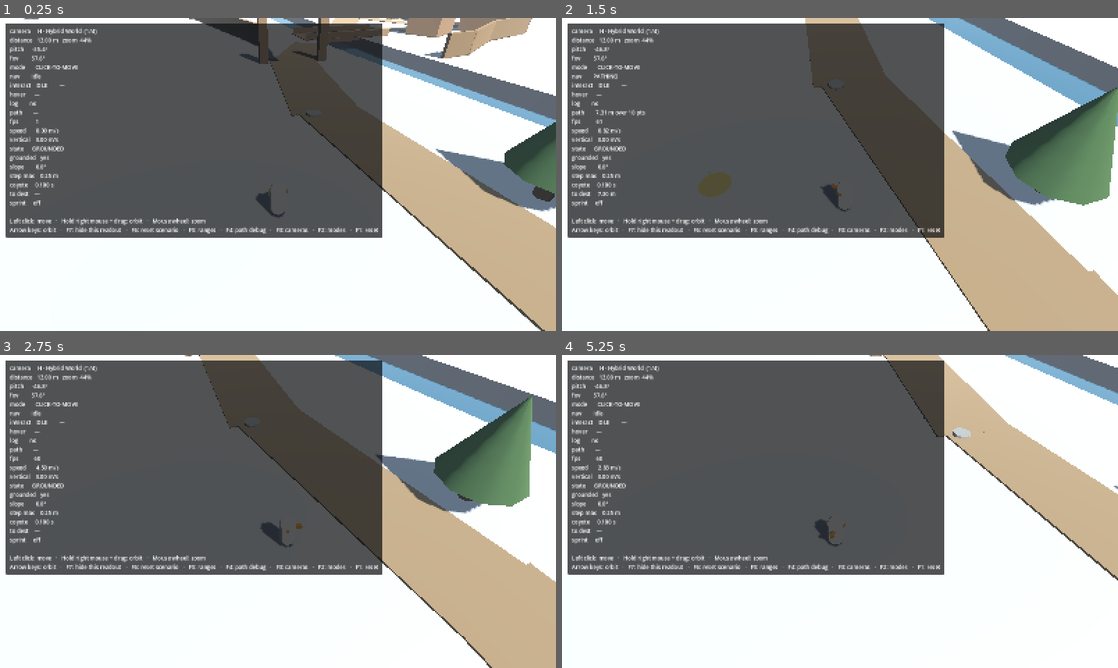
Above: before the commit, frames 1-4 (two rows, left to right).
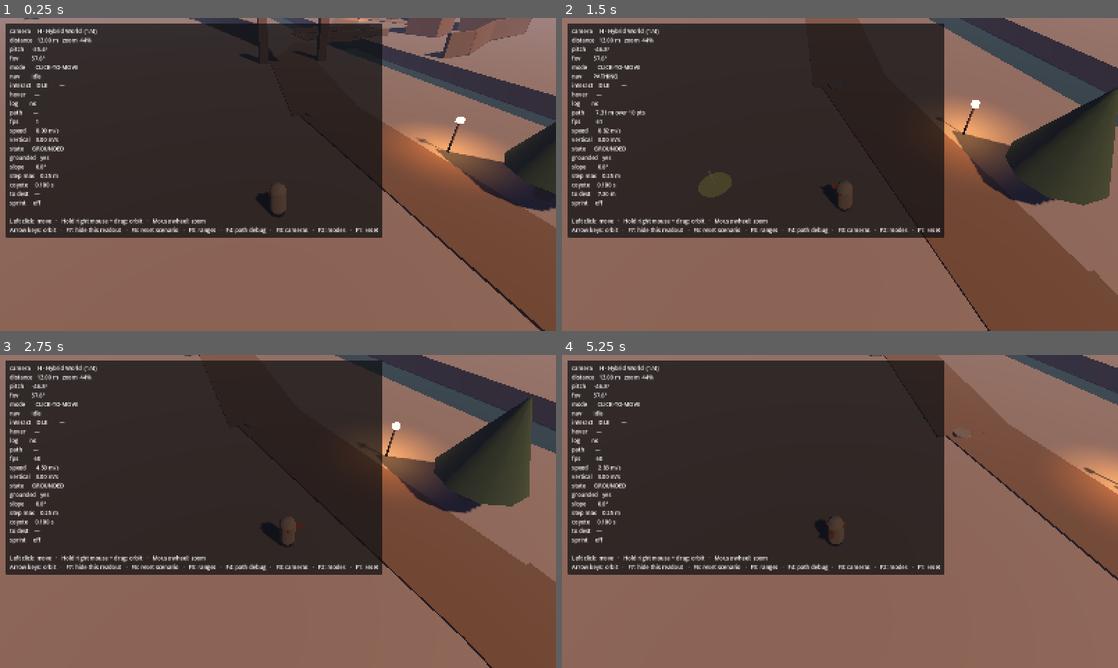
Above: after the commit, the same moments.

Repository: madpai/umbral
Game: Godot game, scene res://village.tscn
Same seed, same stepped clock (60 frames per second), same inputs: the game is played once before the commit and once after it.
Inputs (mouse positions are in pixels of both pictures, inside the frame that each line leads up to):
- Up to frame 1 (0.25 s): no input
- Up to frame 2 (1.5 s): move the mouse to (962, 158) at 0.52 s; hold D (move_right) 0.53-1.25 s; tap Down (look_down) at 0.6 s; click (962, 158) at 0.67 s; tap Space (jump) at 0.77 s; drag from (728, 190) to (812, 237) at 1.27 s
- Up to frame 3 (2.75 s): move the mouse to (333, 442) at 2.02 s; hold D (move_right) from 2.03 s (still down); tap Right (look_right) at 2.1 s
- Up to frame 4 (5.25 s): release D (move_right) at 2.75 s; drag from (812, 574) to (673, 464) at 2.77 s; move the mouse to (1006, 558) at 3.52 s; hold A (move_left) 3.53-4.25 s; hold Shift (sprint) 3.53-4.25 s; tap Space (jump) at 3.77 s; drag from (673, 464) to (756, 433) at 4.27 s; move the mouse to (867, 511) at 5.02 s; hold S (move_back) from 5.03 s (still down); tap Left (look_left) at 5.1 s; click (867, 511) at 5.17 s

The runs differ from the first frame. In frame 1, 97% of the frame differs, in the area x 0-100%, y 0-100%; in frame 2, 98%; in frame 3, 99%; in frame 4, 99%.

Commit message:
Prototype Raven's Hollow atmosphere
Add dusk lighting, warm inn windows, smithy forge glow, a village-square
campfire and a few path lanterns over the frozen layout, testing whether
lighting alone makes the settlement feel like somewhere worth returning to.
Owner playtest passed; record the provisional conclusion that the village's
emotional identity rests on contrast between warm local light and colder,
darker wilderness. No rendering values are established as canon.

Diff:
--- a/prototype/village.tscn
+++ b/prototype/village.tscn
@@ -84,8 +84,13 @@
 roughness = 1.0
 
 [sub_resource type="ProceduralSkyMaterial" id="SkyMat_v"]
-sky_horizon_color = Color(0.58, 0.60, 0.62, 1)
-ground_horizon_color = Color(0.45, 0.45, 0.44, 1)
+sky_top_color = Color(0.09, 0.11, 0.22, 1)
+sky_horizon_color = Color(0.82, 0.46, 0.28, 1)
+sky_curve = 0.15
+ground_bottom_color = Color(0.05, 0.05, 0.07, 1)
+ground_horizon_color = Color(0.32, 0.22, 0.2, 1)
+ground_curve = 0.15
+sun_angle_max = 30.0
 
 [sub_resource type="Sky" id="Sky_v"]
 sky_material = SubResource("SkyMat_v")
@@ -93,12 +98,15 @@
 [sub_resource type="Environment" id="Env_v"]
 background_mode = 2
 sky = SubResource("Sky_v")
+background_energy_multiplier = 0.85
 ambient_light_source = 3
+ambient_light_energy = 0.6
 reflected_light_source = 2
 tonemap_mode = 2
 fog_enabled = true
-fog_light_color = Color(0.55, 0.58, 0.62, 1)
-fog_density = 0.0018
+fog_light_color = Color(0.34, 0.37, 0.47, 1)
+fog_sun_scatter = 0.15
+fog_density = 0.0035
 
 [sub_resource type="NavigationMesh" id="Nav_v"]
 vertices_per_polygon = 6.0
@@ -244,6 +252,27 @@
 height = 0.4
 radius = 0.7
 
+[sub_resource type="StandardMaterial3D" id="M_window_warm"]
+albedo_color = Color(1, 0.85, 0.55, 1)
+roughness = 0.6
+emission_enabled = true
+emission = Color(1, 0.78, 0.42, 1)
+emission_energy_multiplier = 2.2
+
+[sub_resource type="StandardMaterial3D" id="M_forge_glow"]
+albedo_color = Color(1, 0.45, 0.15, 1)
+roughness = 0.5
+emission_enabled = true
+emission = Color(1, 0.35, 0.08, 1)
+emission_energy_multiplier = 3.0
+
+[sub_resource type="StandardMaterial3D" id="M_lantern_glass"]
+albedo_color = Color(1, 0.8, 0.45, 1)
+roughness = 0.4
+emission_enabled = true
+emission = Color(1, 0.7, 0.35, 1)
+emission_energy_multiplier = 2.5
+
 
 [node name="Village" type="Node3D"]
 script = ExtResource("1_main")
@@ -253,8 +282,8 @@
 
 [node name="Sun" type="DirectionalLight3D" parent="."]
 transform = Transform3D(0.82, -0.40, 0.41, 0, 0.72, 0.70, -0.57, -0.57, 0.59, 0, 40, 0)
-light_energy = 0.95
-light_color = Color(1, 0.96, 0.89, 1)
+light_energy = 0.5
+light_color = Color(1, 0.72, 0.48, 1)
 shadow_enabled = true
 
 [node name="NavRegion" type="NavigationRegion3D" parent="."]
@@ -692,6 +721,30 @@
 mesh = SubResource("Box_unit")
 surface_material_override/0 = SubResource("M_dark")
 
+[node name="WindowL" type="MeshInstance3D" parent="NavRegion/Terrain/Buildings/Inn_RavensRest"]
+transform = Transform3D(1.0000, 0, 0.0000, 0, 1.4000, 0, -0.0000, 0, 0.1000, -4.200, 3.400, -5.560)
+mesh = SubResource("Box_unit")
+surface_material_override/0 = SubResource("M_window_warm")
+
+[node name="WindowR" type="MeshInstance3D" parent="NavRegion/Terrain/Buildings/Inn_RavensRest"]
+transform = Transform3D(1.0000, 0, 0.0000, 0, 1.4000, 0, -0.0000, 0, 0.1000, 4.200, 3.400, -5.560)
+mesh = SubResource("Box_unit")
+surface_material_override/0 = SubResource("M_window_warm")
+
+[node name="WindowGlowL" type="OmniLight3D" parent="NavRegion/Terrain/Buildings/Inn_RavensRest"]
+transform = Transform3D(1, 0, 0, 0, 1, 0, 0, 0, 1, -4.200, 3.200, -6.800)
+light_color = Color(1, 0.78, 0.42, 1)
+light_energy = 1.4
+omni_range = 6.0
+shadow_enabled = false
+
+[node name="WindowGlowR" type="OmniLight3D" parent="NavRegion/Terrain/Buildings/Inn_RavensRest"]
+transform = Transform3D(1, 0, 0, 0, 1, 0, 0, 0, 1, 4.200, 3.200, -6.800)
+light_color = Color(1, 0.78, 0.42, 1)
+light_energy = 1.4
+omni_range = 6.0
+shadow_enabled = false
+
 [node name="GeneralStore" type="StaticBody3D" parent="NavRegion/Terrain/Buildings"]
 transform = Transform3D(-0.9760, 0, -0.2178, 0, 1.0000, 0, 0.2178, 0, -0.9760, 10.000, 0.000, 8.000)
 
@@ -735,6 +788,18 @@
 transform = Transform3D(1.3000, 0, 0.0000, 0, 2.2000, 0, -0.0000, 0, 0.1200, 0.000, 1.100, -5.060)
 mesh = SubResource("Box_unit")
 surface_material_override/0 = SubResource("M_dark")
+
+[node name="ForgeGlow" type="MeshInstance3D" parent="NavRegion/Terrain/Buildings/Smithy"]
+transform = Transform3D(1.6000, 0, 0.0000, 0, 1.2000, 0, -0.0000, 0, 0.1000, 3.000, 1.600, -5.060)
+mesh = SubResource("Box_unit")
+surface_material_override/0 = SubResource("M_forge_glow")
+
+[node name="ForgeLight" type="OmniLight3D" parent="NavRegion/Terrain/Buildings/Smithy"]
+transform = Transform3D(1, 0, 0, 0, 1, 0, 0, 0, 1, 3.000, 1.500, -6.200)
+light_color = Color(1, 0.42, 0.12, 1)
+light_energy = 1.8
+omni_range = 7.0
+shadow_enabled = false
 
 [node name="Stable" type="StaticBody3D" parent="NavRegion/Terrain/Buildings"]
 transform = Transform3D(0.7195, 0, 0.6945, 0, 1.0000, 0, -0.6945, 0, 0.7195, 41.000, 0.000, 67.000)
@@ -4949,6 +5014,108 @@
 omni_range = 9.0
 shadow_enabled = true
 
+[node name="Atmosphere" type="Node3D" parent="."]
+
+[node name="VillageCampfire" type="Node3D" parent="Atmosphere"]
+transform = Transform3D(1, 0, 0, 0, 1, 0, 0, 0, 1, 12.000, 0.000, 25.000)
+
+[node name="Stones" type="MeshInstance3D" parent="Atmosphere/VillageCampfire"]
+transform = Transform3D(1.3000, 0, 0.0000, 0, 0.3000, 0, -0.0000, 0, 1.3000, 0.000, 0.150, 0.000)
+mesh = SubResource("Cyl_unit")
+surface_material_override/0 = SubResource("M_stone")
+
+[node name="Flame" type="MeshInstance3D" parent="Atmosphere/VillageCampfire"]
+transform = Transform3D(0.6400, 0, 0.0000, 0, 0.7500, 0, -0.0000, 0, 0.6400, 0.000, 0.620, 0.000)
+mesh = SubResource("Cone_unit")
+surface_material_override/0 = SubResource("M_flame")
+
+[node name="Glow" type="OmniLight3D" parent="Atmosphere/VillageCampfire"]
+transform = Transform3D(1, 0, 0, 0, 1, 0, 0, 0, 1, 0.000, 0.900, 0.000)
+light_color = Color(1, 0.66, 0.34, 1)
+light_energy = 3.0
+omni_range = 10.0
+shadow_enabled = false
+
+[node name="Lantern1" type="Node3D" parent="Atmosphere"]
+transform = Transform3D(1, 0, 0, 0, 1, 0, 0, 0, 1, 7.500, 0.000, 118.000)
+
+[node name="Post" type="MeshInstance3D" parent="Atmosphere/Lantern1"]
+transform = Transform3D(0.1400, 0, 0.0000, 0, 2.2000, 0, -0.0000, 0, 0.1400, 0.000, 1.100, 0.000)
+mesh = SubResource("Cyl_unit")
+surface_material_override/0 = SubResource("M_wood")
+
+[node name="Lamp" type="MeshInstance3D" parent="Atmosphere/Lantern1"]
+transform = Transform3D(0.3500, 0, 0.0000, 0, 0.3500, 0, -0.0000, 0, 0.3500, 0.000, 2.300, 0.000)
+mesh = SubResource("Box_unit")
+surface_material_override/0 = SubResource("M_lantern_glass")
+
+[node name="Light" type="OmniLight3D" parent="Atmosphere/Lantern1"]
+transform = Transform3D(1, 0, 0, 0, 1, 0, 0, 0, 1, 0.000, 2.300, 0.000)
+light_color = Color(1, 0.7, 0.35, 1)
+light_energy = 1.2
+omni_range = 6.0
+shadow_enabled = false
+
+[node name="Lantern2" type="Node3D" parent="Atmosphere"]
+transform = Transform3D(1, 0, 0, 0, 1, 0, 0, 0, 1, 16.500, 0.000, 52.000)
+
+[node name="Post" type="MeshInstance3D" parent="Atmosphere/Lantern2"]
+transform = Transform3D(0.1400, 0, 0.0000, 0, 2.2000, 0, -0.0000, 0, 0.1400, 0.000, 1.100, 0.000)
+mesh = SubResource("Cyl_unit")
+surface_material_override/0 = SubResource("M_wood")
+
+[node name="Lamp" type="MeshInstance3D" parent="Atmosphere/Lantern2"]
+transform = Transform3D(0.3500, 0, 0.0000, 0, 0.3500, 0, -0.0000, 0, 0.3500, 0.000, 2.300, 0.000)
+mesh = SubResource("Box_unit")
+surface_material_override/0 = SubResource("M_lantern_glass")
+
+[node name="Light" type="OmniLight3D" parent="Atmosphere/Lantern2"]
+transform = Transform3D(1, 0, 0, 0, 1, 0, 0, 0, 1, 0.000, 2.300, 0.000)
+light_color = Color(1, 0.7, 0.35, 1)
+light_energy = 1.2
+omni_range = 6.0
+shadow_enabled = false
+
+[node name="Lantern3" type="Node3D" parent="Atmosphere"]
+transform = Transform3D(1, 0, 0, 0, 1, 0, 0, 0, 1, 21.000, 0.000, 22.000)
+
+[node name="Post" type="MeshInstance3D" parent="Atmosphere/Lantern3"]
+transform = Transform3D(0.1400, 0, 0.0000, 0, 2.2000, 0, -0.0000, 0, 0.1400, 0.000, 1.100, 0.000)
+mesh = SubResource("Cyl_unit")
+surface_material_override/0 = SubResource("M_wood")
+
+[node name="Lamp" type="MeshInstance3D" parent="Atmosphere/Lantern3"]
+transform = Transform3D(0.3500, 0, 0.0000, 0, 0.3500, 0, -0.0000, 0, 0.3500, 0.000, 2.300, 0.000)
+mesh = SubResource("Box_unit")
+surface_material_override/0 = SubResource("M_lantern_glass")
+
+[node name="Light" type="OmniLight3D" parent="Atmosphere/Lantern3"]
+transform = Transform3D(1, 0, 0, 0, 1, 0, 0, 0, 1, 0.000, 2.300, 0.000)
+light_color = Color(1, 0.7, 0.35, 1)
+light_energy = 1.2
+omni_range = 6.0
+shadow_enabled = false
+
+[node name="Lantern4" type="Node3D" parent="Atmosphere"]
+transform = Transform3D(1, 0, 0, 0, 1, 0, 0, 0, 1, 23.000, 0.000, -4.000)
+
+[node name="Post" type="MeshInstance3D" parent="Atmosphere/Lantern4"]
+transform = Transform3D(0.1400, 0, 0.0000, 0, 2.2000, 0, -0.0000, 0, 0.1400, 0.000, 1.100, 0.000)
+mesh = SubResource("Cyl_unit")
+surface_material_override/0 = SubResource("M_wood")
+
+[node name="Lamp" type="MeshInstance3D" parent="Atmosphere/Lantern4"]
+transform = Transform3D(0.3500, 0, 0.0000, 0, 0.3500, 0, -0.0000, 0, 0.3500, 0.000, 2.300, 0.000)
+mesh = SubResource("Box_unit")
+surface_material_override/0 = SubResource("M_lantern_glass")
+
+[node name="Light" type="OmniLight3D" parent="Atmosphere/Lantern4"]
+transform = Transform3D(1, 0, 0, 0, 1, 0, 0, 0, 1, 0.000, 2.300, 0.000)
+light_color = Color(1, 0.7, 0.35, 1)
+light_energy = 1.2
+omni_range = 6.0
+shadow_enabled = false
+
 [node name="Player" parent="." instance=ExtResource("2_player")]
 transform = Transform3D(1.0000, 0, 0.0000, 0, 1.0000, 0, -0.0000, 0, 1.0000, -4.000, 0.300, 124.000)
 camera_presets = Array[ExtResource("3_cpscript")]([ExtResource("7_cam_h"), ExtResource("4_cam_a"), ExtResource("5_cam_b"), ExtResource("6_cam_c")])
Not shown: 1 places in prototype/village.tscn that only renumber resources
Not shown, changed: DECISIONS.md
Not shown, added: prototype/ATMOSPHERE_TEST.md
